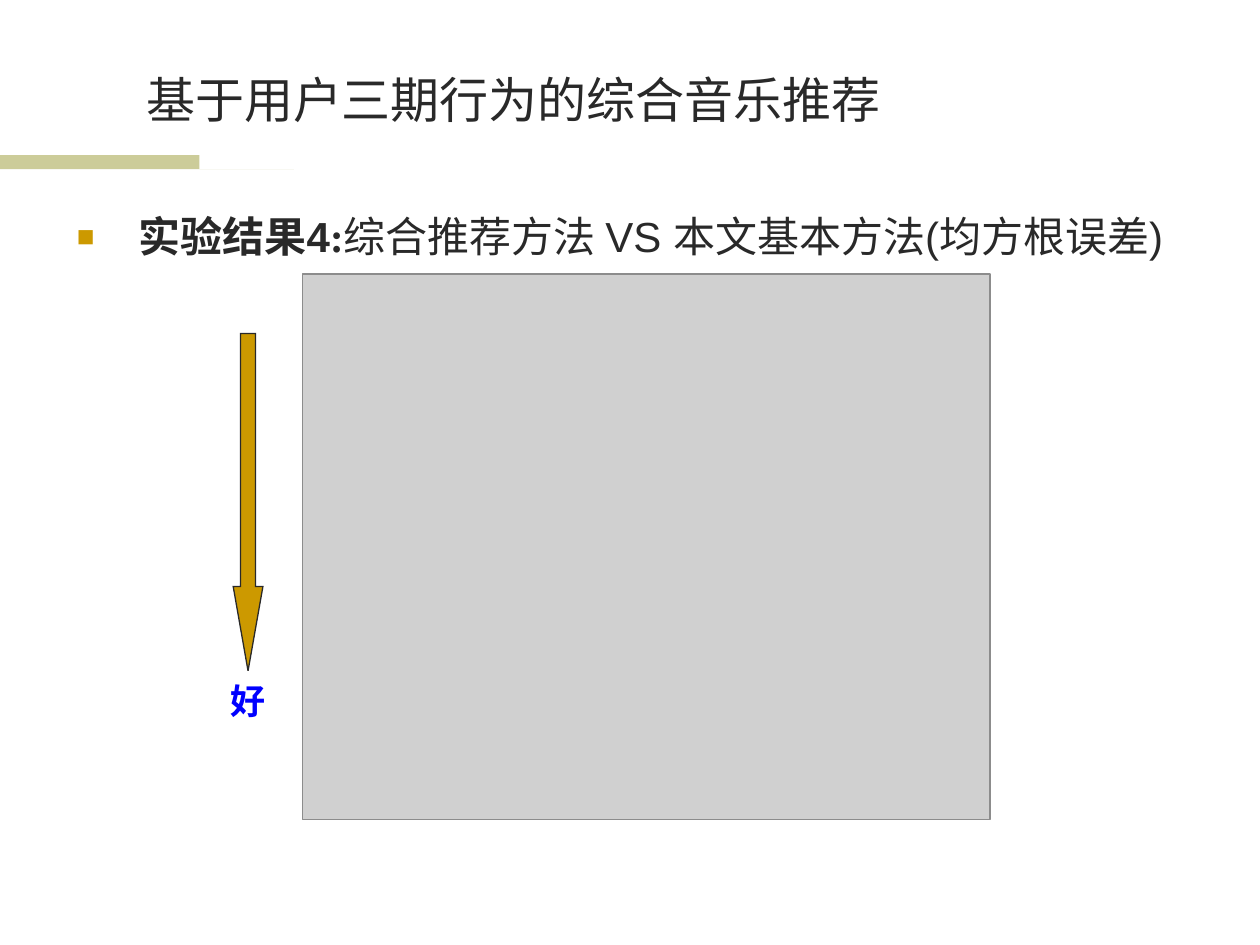
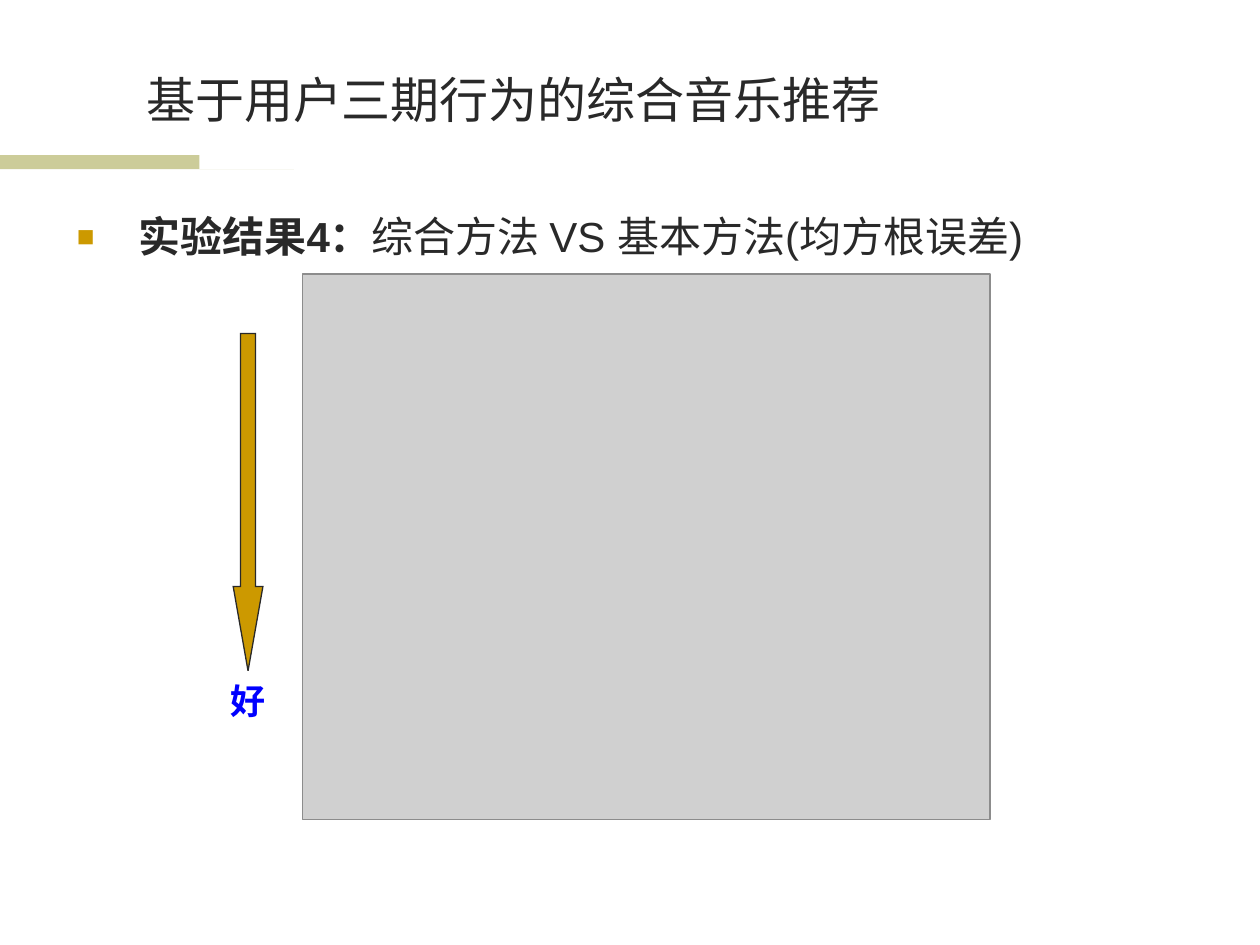
Before and after one commit to wwssttt/NJUThesis, a slide deck: slide 19 of ppt/一种基于时间序列分析的个性化音乐推荐系统及其实现.ppt. Drawn at 1260x945 pixels with LibreOffice and Linux fonts; fonts in the diff are those of the drawing; grey boxes stand for pictures; background and template pictures are left out. Boxes give left, top, right and bottom in pixels: in the first picture for what was removed or moved away, otherwise in the second. Text is boxed around its words. In the diff, an @@ line names an element or a change of style, - is before the commit and + after.

```diff
--- a/ppt/一种基于时间序列分析的个性化音乐推荐系统及其实现.ppt
+++ b/ppt/一种基于时间序列分析的个性化音乐推荐系统及其实现.ppt
@@ text at (139,216,1023,261): text changed @@
-■ 实验结果4:综合推荐方法 VS 本文基本方法(均方根误差)
+■ 实验结果4：综合方法 VS 基本方法(均方根误差)
```
Also in this commit, not shown: 12 other slides changed.
